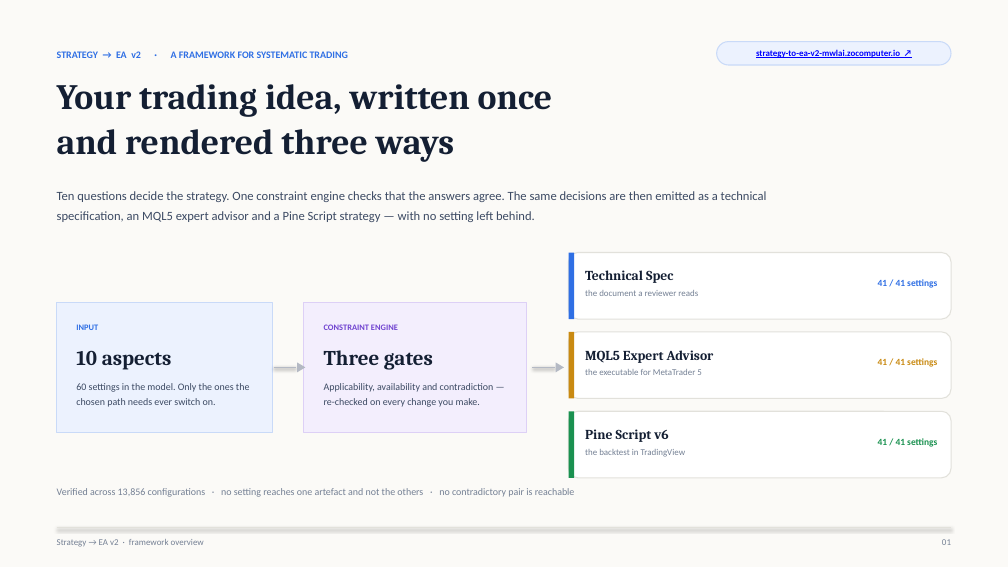
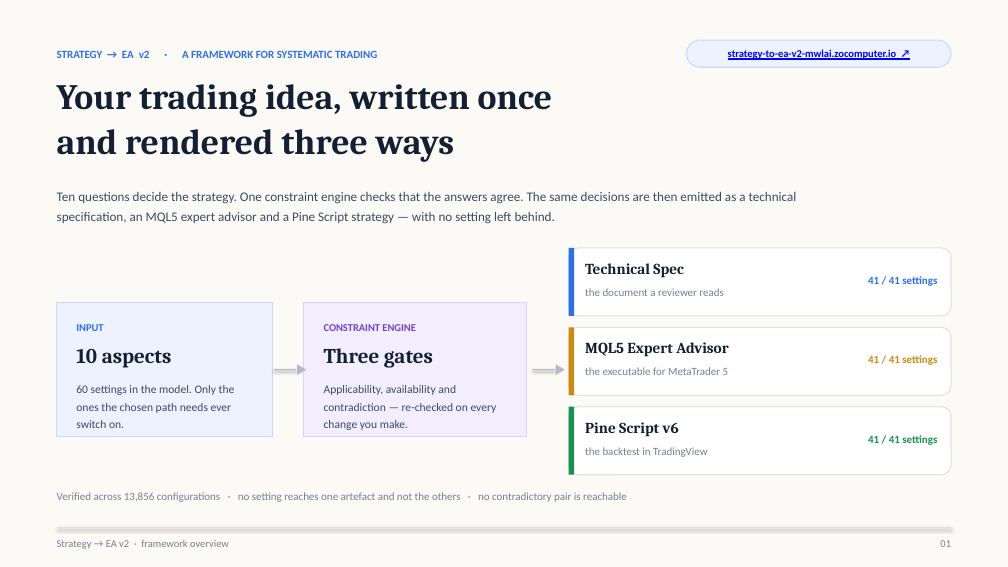
Before and after one commit to mwlai0710ai-ai/Strategy-to-EA-v2, a slide deck: slide 1 of deck/Strategy-to-EA-v2-Framework.pptx. Drawn at 1008x567 pixels with LibreOffice and Linux fonts; fonts in the diff are those of the drawing. Boxes give left, top, right and bottom in pixels: in the first picture for what was removed or moved away, otherwise in the second. Text is boxed around its words. In the diff, an @@ line names an element or a change of style, - is before the commit and + after.

```diff
--- a/deck/Strategy-to-EA-v2-Framework.pptx
+++ b/deck/Strategy-to-EA-v2-Framework.pptx
@@ text "STRATEGY → EA v2 · ..." at bbox=[57, 51, 377, 58]: size 9.5 to 10.5 pt @@
@@ size 8.5 to 10 pt in 3 elements at bbox=[940, 540, 951, 547], bbox=[57, 540, 229, 549], bbox=[687, 40, 951, 67] @@
@@ rounded rectangle "strategy-to-ea-v2-mwlai.zocomputer.io ↗": place and size @@
-rounded rectangle "strategy-to-ea-v2-mwlai.zocomputer.io ↗" at bbox=[717, 42, 951, 65]
+rounded rectangle "strategy-to-ea-v2-mwlai.zocomputer.io ↗" at bbox=[687, 40, 951, 67]
@@ text "Ten questions decide the strategy. ..." at bbox=[57, 192, 797, 224]: size 12 to 12.5 pt; line spacing 1.34 to 1.32 @@
@@ text "Technical Spec": place and size @@
-text "Technical Spec" at bbox=[585, 270, 673, 283]
+text "Technical Spec" at bbox=[585, 263, 684, 278]
@@ rectangle: place and size @@
-rectangle at bbox=[57, 302, 272, 433]
+rectangle at bbox=[57, 302, 272, 437]
@@ text "INPUT" at bbox=[76, 324, 103, 331]: size 8 to 10 pt @@
@@ rectangle: place and size @@
-rectangle at bbox=[304, 302, 527, 433]
+rectangle at bbox=[304, 302, 527, 437]
@@ text "CONSTRAINT ENGINE" at bbox=[324, 324, 415, 331]: size 8 to 10 pt @@
@@ text "MQL5 Expert Advisor": place and size @@
-text "MQL5 Expert Advisor" at bbox=[585, 350, 714, 363]
+text "MQL5 Expert Advisor" at bbox=[585, 342, 728, 357]
@@ text "60 settings in the model. ..." at bbox=[76, 385, 235, 428]: size 9.5 to 11 pt; line spacing 1.3 to 1.28 @@
@@ text "Applicability, availability and contradiction — ..." at bbox=[324, 385, 497, 430]: size 9.5 to 11 pt; line spacing 1.3 to 1.28 @@
@@ 3 rounded rectangles, 3 rectangles: place and size @@
-3 rounded rectangles, 3 rectangles at bbox=[569, 253, 951, 478]
+3 rounded rectangles, 3 rectangles at bbox=[569, 248, 951, 475]
@@ size 13 to 14.5 pt in 3 elements at bbox=[585, 263, 684, 278], bbox=[585, 342, 728, 357], bbox=[585, 422, 679, 437] @@
@@ text "Pine Script v6": place and size @@
-text "Pine Script v6" at bbox=[585, 429, 668, 442]
+text "Pine Script v6" at bbox=[585, 422, 679, 437]
@@ size 8.5 to 10.5 pt in 3 elements at bbox=[585, 288, 723, 296], bbox=[585, 367, 729, 375], bbox=[585, 447, 708, 457] @@
@@ size 9 to 10.5 pt in 3 elements at bbox=[868, 276, 937, 286], bbox=[868, 355, 937, 365], bbox=[868, 435, 937, 445] @@
@@ text "Verified across 13,856 configurations · ..." at bbox=[57, 492, 627, 502]: size 9.5 to 10.5 pt @@
```
Also in this commit, not shown: 4 other slides changed, 8 other files.
